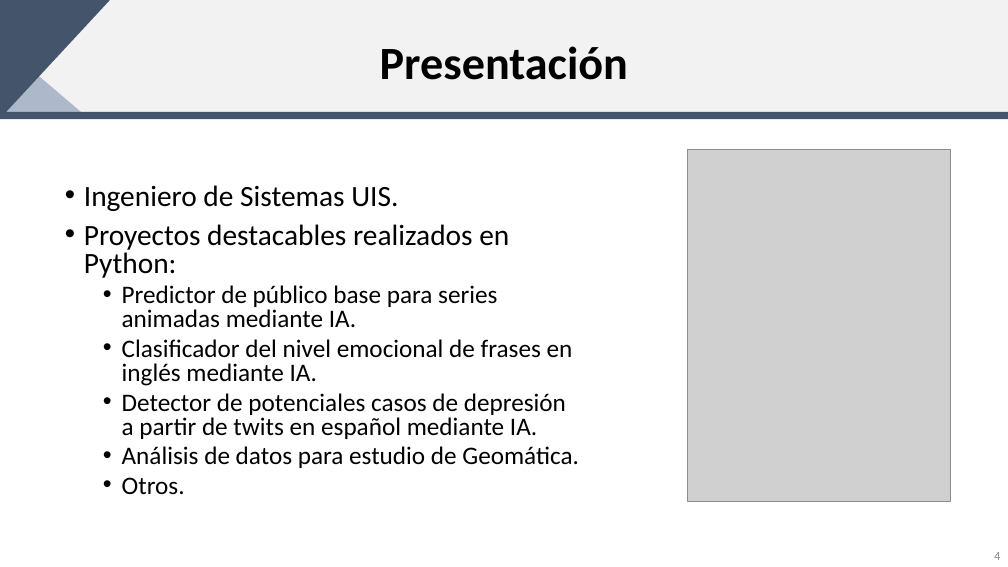
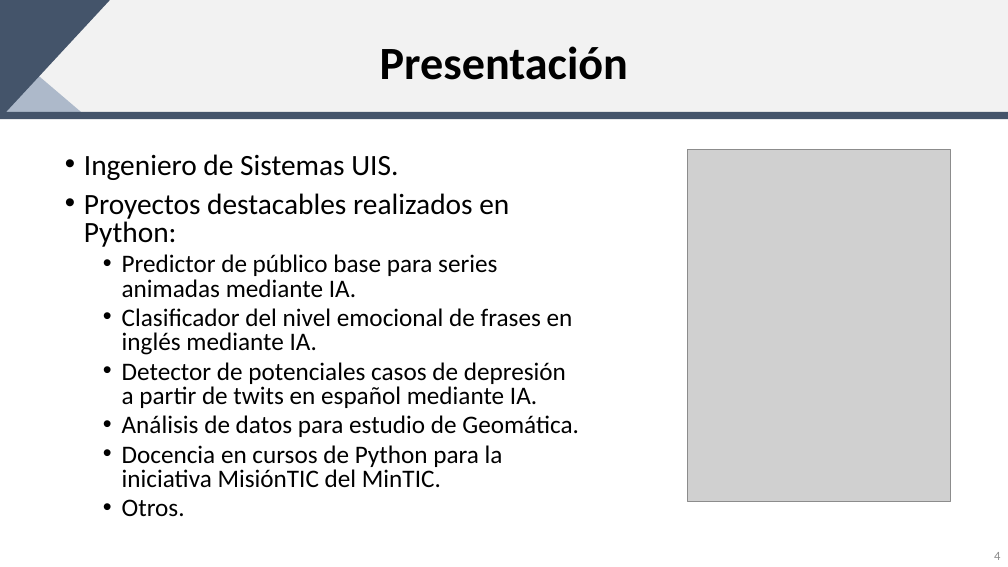
Before and after one commit to DouglasAR01/Curso_Python_ESP_Geomatica, a slide deck: slide 4 of Sesión 1/Introducción.pptx. Drawn at 1008x567 pixels with LibreOffice and Linux fonts; fonts in the diff are those of the drawing; grey boxes stand for pictures; background and template pictures are left out. Boxes give left, top, right and bottom in pixels: in the first picture for what was removed or moved away, otherwise in the second. Text is boxed around its words. In the diff, an @@ line names an element or a change of style, - is before the commit and + after.

```diff
--- a/Sesión 1/Introducción.pptx
+++ b/Sesión 1/Introducción.pptx
@@ text "Ingeniero de Sistemas UIS.": place and size @@
-text "Ingeniero de Sistemas UIS." at [84, 185, 579, 494]
+text "Ingeniero de Sistemas UIS." at [84, 154, 579, 516]
@@ text at [122, 445, 503, 488]: paragraph added @@
+  • Docencia en cursos de Python para la iniciativa MisiónTIC del MinTIC.
```
Also in this commit, not shown: 1 other slide changed.
